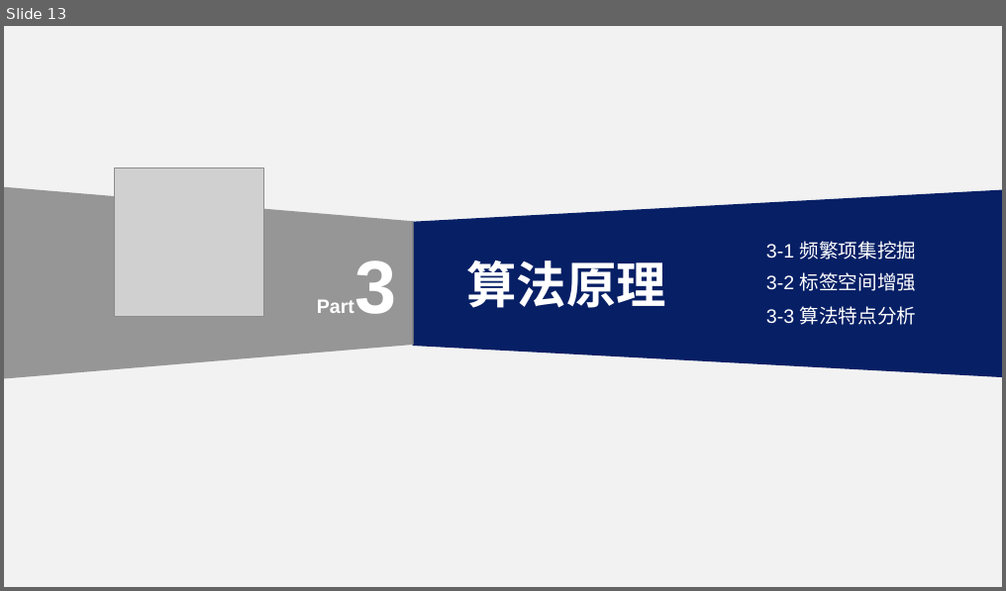
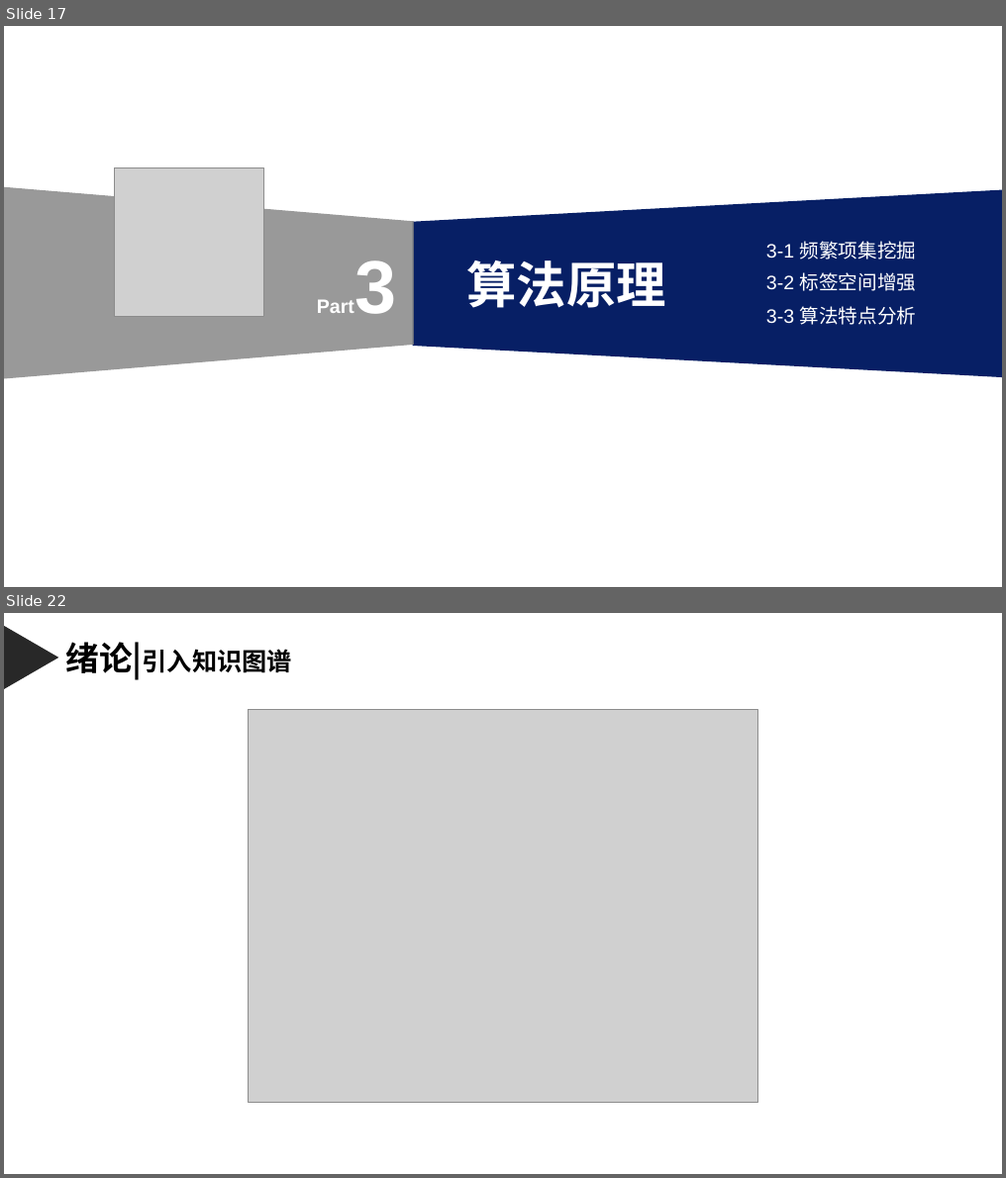
Before and after one commit to weixiao2333/zjuthesis-mphil, a slide deck: 硕士毕业论文答辩PPT.pptx. Shown one above the other, each under a label of ours: slide 13 before the commit, slides 17 and 22 after it; the slides between them are not shown. The pictures are 1006x591 and 1006x1178 pixels, drawn with LibreOffice and Linux fonts; fonts in the diff are those of the drawing; grey boxes stand for pictures. Boxes give left, top, right and bottom in pixels: in the first picture for what was removed or moved away, otherwise in the second. Text is boxed around its words. In the diff, an @@ line names an element or a change of style, - is before the commit and + after.

```diff
--- a/硕士毕业论文答辩PPT.pptx
+++ b/硕士毕业论文答辩PPT.pptx
@@ slide 22 added at (4,613,1002,1174), background #FFFFFF @@
@@ triangle added at (5,626,59,689), fill #282828 @@
@@ text added at (66,642,292,679), 18 pt, text #000000, bold @@
+绪论|引入知识图谱
@@ picture added at (249,709,757,1102) @@
@@ what was slide 13 is now slide 17 @@
```
Also in this commit, not shown: 30 other slides changed, 8 other slides added.
